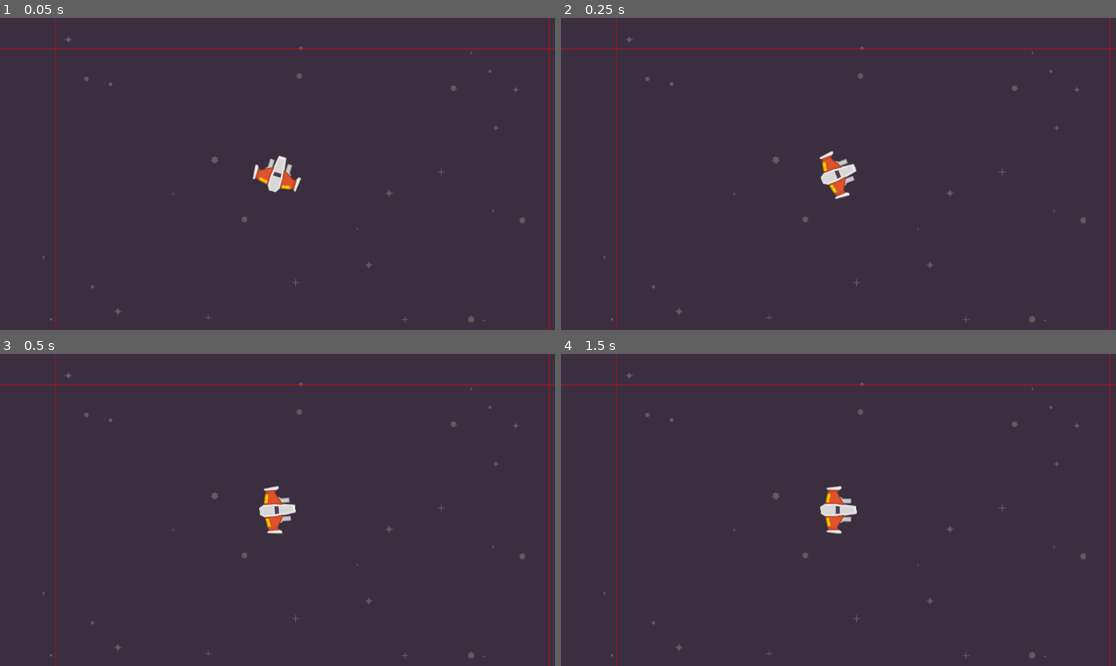
Above: before the commit, frames 1-4 (two rows, left to right).
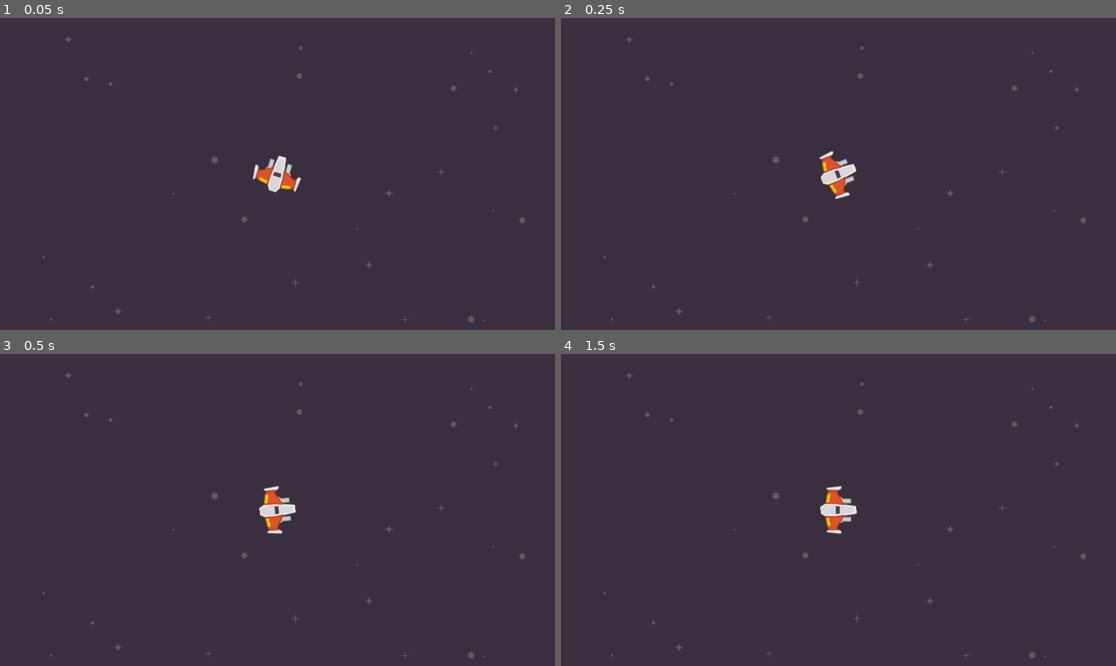
Above: after the commit, the same moments.

Repository: libardia/godot-practice-twinstick
Game: Godot game, scene res://scenes/main.tscn
The game is run twice, just before and just after one commit, with the same random seed, the same clock (stepped at 60 frames per second) and the same inputs.
Inputs (mouse positions are in pixels of both pictures, inside the frame that each line leads up to):
- Up to frame 1 (0.05 s): no input
- Up to frame 2 (0.25 s): no input
- Up to frame 3 (0.5 s): no input
- Up to frame 4 (1.5 s): move the mouse to (960, 494) at 0.52 s; hold D (move right) 0.53-1.28 s; tap Down (aim down) at 0.6 s; tap Enter at 1.25 s; move the mouse to (727, 525) at 1.27 s; hold S (move down) from 1.28 s (still down); tap Left (aim left) at 1.35 s

The runs differ from the first frame. In frame 1, 0.5% of the frame differs, in the area x 0-100%, y 0-100%; in frame 2, 0.5%; in frame 3, 0.5%; in frame 4, 0.5%.
Error before the commit: Invalid call. Nonexistent function 'is_mkb' in base 'Nil'. (res://obj/player/player.gd:40)
Error after the commit: Invalid access to property or key 'source_changed' on a base object of type 'Nil'. (res://scripts/set_cursor.gd:14)

Commit message:
reactive cursor

Diff:
--- a/obj/player/player.tscn
+++ b/obj/player/player.tscn
@@ -15,7 +15,6 @@
 
 [node name="Player" type="CharacterBody2D" unique_id=681213816]
 script = ExtResource("1_g3svd")
-bullet_include_velocity = false
 
 [node name="FireCooldown" type="Timer" parent="." unique_id=1934395190]
 process_callback = 0
--- a/obj/turret/turret_basic.tscn
+++ b/obj/turret/turret_basic.tscn
@@ -7,7 +7,7 @@
 [node name="TurretBasic" type="Node2D" unique_id=1943116017]
 script = ExtResource("1_0webi")
 bullet_scene = ExtResource("4_nvrhd")
-bullet_speed = 1000.0
+bullet_speed = 2000.0
 smooth_aim = false
 
 [node name="BaseSprite" type="Sprite2D" parent="." unique_id=1125298590]
--- a/project.godot
+++ b/project.godot
@@ -95,6 +95,7 @@
 "debug quit"={
 "deadzone": 0.2,
 "events": [Object(InputEventKey,"resource_local_to_scene":false,"resource_name":"","device":-1,"window_id":0,"alt_press …(195 unchanged characters)…
+, Object(InputEventJoypadButton,"resource_local_to_scene":false,"resource_name":"","device":-1,"button_index":4,"pressure":0.0,"pressed":true,"script":null)
 ]
 }
 
--- a/scenes/main.tscn
+++ b/scenes/main.tscn
@@ -1,12 +1,20 @@
 [gd_scene format=3 uid="uid://d3kqivgtew5f1"]
 
+[ext_resource type="Script" uid="uid://6q2pvfruvvdc" path="res://scripts/set_cursor.gd" id="1_a8y0u"]
 [ext_resource type="Script" uid="uid://davqcsxn32c3l" path="res://scripts/stars.gd" id="1_o5qli"]
+[ext_resource type="Texture2D" uid="uid://nrr7mev17r0" path="res://assets/img/ui/crosshair_d.png" id="2_o6xl0"]
 [ext_resource type="Texture2D" uid="uid://dgkv6vvwmaglv" path="res://assets/img/stars/star1.png" id="2_sugp2"]
 [ext_resource type="Texture2D" uid="uid://c6drk2bvyg6co" path="res://assets/img/stars/star2.png" id="3_jyhfs"]
 [ext_resource type="Texture2D" uid="uid://cme4x0a1qpqps" path="res://assets/img/stars/star3.png" id="4_jyhfs"]
 [ext_resource type="PackedScene" uid="uid://c7mxj5wcu4oi7" path="res://obj/player/player.tscn" id="5_tbgi4"]
 
 [node name="Main" type="Node2D" unique_id=1026637475]
+
+[node name="SetCursor" type="Node" parent="." unique_id=375166096]
+script = ExtResource("1_a8y0u")
+cursor = ExtResource("2_o6xl0")
+hotspot = Vector2(14, 14)
+controller_cursor_mode = 1
 
 [node name="Player" parent="." unique_id=1861245870 instance=ExtResource("5_tbgi4")]
 z_index = 1
@@ -20,5 +28,4 @@
 script = ExtResource("1_o5qli")
 stars_textures = Array[Texture2D]([ExtResource("2_sugp2"), ExtResource("3_jyhfs"), ExtResource("4_jyhfs")])
 stars_modulate = Color(0.39607844, 0.39607844, 0.39607844, 0.84705883)
-debug = true
 metadata/_custom_type_script = "uid://davqcsxn32c3l"
--- /dev/null
+++ b/scripts/set_cursor.gd
@@ -0,0 +1,23 @@
+extends Node
+
+
+@export var cursor: Texture2D
+@export var hotspot: Vector2
+@export var mkb_cursor_mode: Input.MouseMode
+@export var controller_cursor_mode: Input.MouseMode
+
+var cursor_img: Image
+
+
+func _ready() -> void:
+    cursor_img = cursor.get_image()
+    InputDetector.source_changed.connect(on_source_changed)
+
+
+func on_source_changed():
+    if InputDetector.is_mkb():
+        Input.set_custom_mouse_cursor(cursor_img, Input.CURSOR_ARROW, hotspot)
+        Input.mouse_mode = mkb_cursor_mode
+    else:
+        Input.set_custom_mouse_cursor(null)
+        Input.mouse_mode = controller_cursor_mode
Binary file added: assets/img/ui/crosshair_a.png
Not shown, added: assets/img/ui/crosshair_a.png.import
Binary file added: assets/img/ui/crosshair_b.png
Not shown, added: assets/img/ui/crosshair_b.png.import
Binary file added: assets/img/ui/crosshair_c.png
Not shown, added: assets/img/ui/crosshair_c.png.import
Binary file added: assets/img/ui/crosshair_d.png
Not shown, added: assets/img/ui/crosshair_d.png.import
Binary file added: assets/img/ui/cursor_a.png
Not shown, added: assets/img/ui/cursor_a.png.import
Binary file added: assets/img/ui/cursor_b.png
Not shown, added: assets/img/ui/cursor_b.png.import
(and 13 more such lines)
